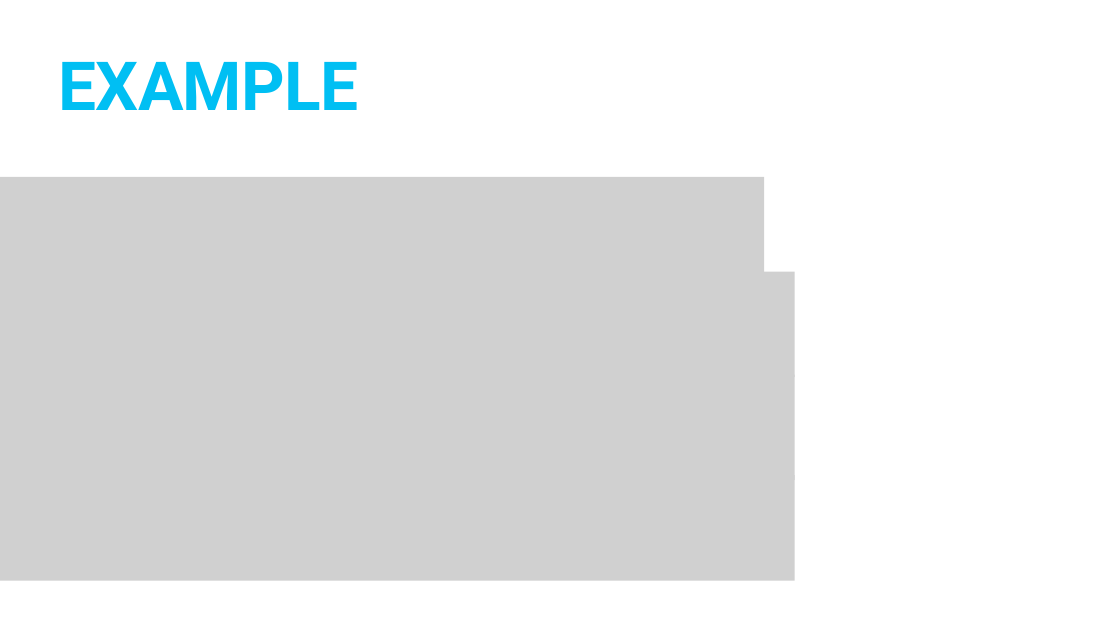
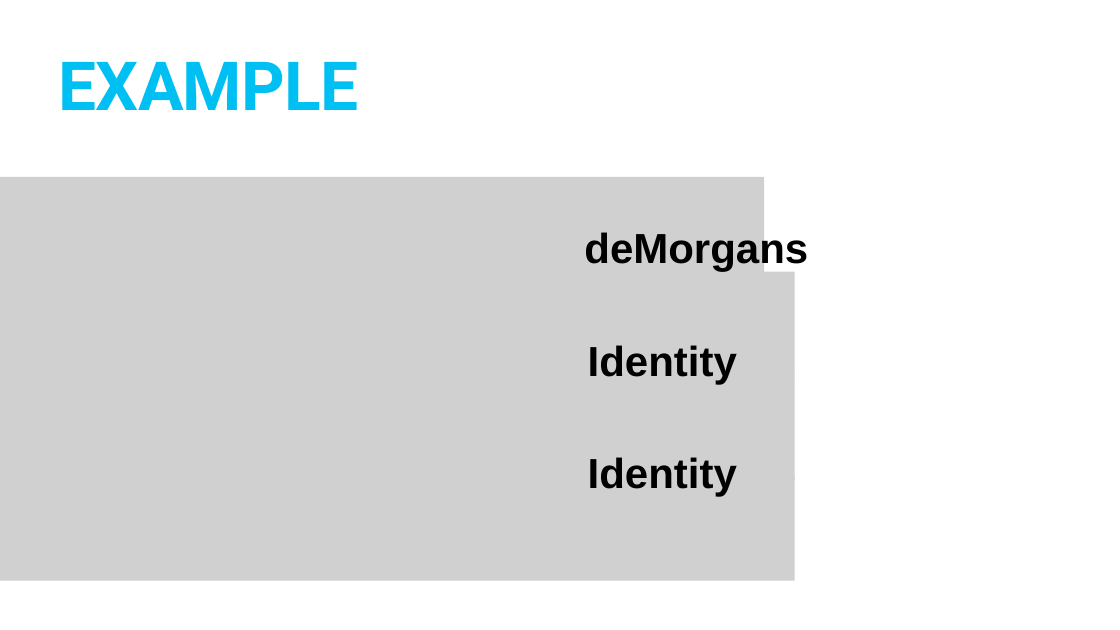
Before and after one commit to TommyWoodley/teaching, a slide deck: slide 7 of ALevel/BooleanLogic/BooleanAlgebra.pptx (slide 6 before the commit). Drawn at 1120x630 pixels with LibreOffice and Linux fonts; fonts in the diff are those of the drawing; grey boxes stand for pictures. Boxes give left, top, right and bottom in pixels: in the first picture for what was removed or moved away, otherwise in the second. Text is boxed around its words. In the diff, an @@ line names an element or a change of style, - is before the commit and + after.

```diff
--- a/ALevel/BooleanLogic/BooleanAlgebra.pptx
+++ b/ALevel/BooleanLogic/BooleanAlgebra.pptx
@@ text added at <box>584,229,808,271</box>, 72 pt, text #000000, bold @@
+deMorgans
@@ text added at <box>588,345,737,384</box>, 72 pt, text #000000, bold @@
+Identity
@@ text added at <box>588,457,737,497</box>, 72 pt, text #000000, bold @@
+Identity
```
Also in this commit, not shown: 1 other slide changed, 2 slides added, 5 other files.
